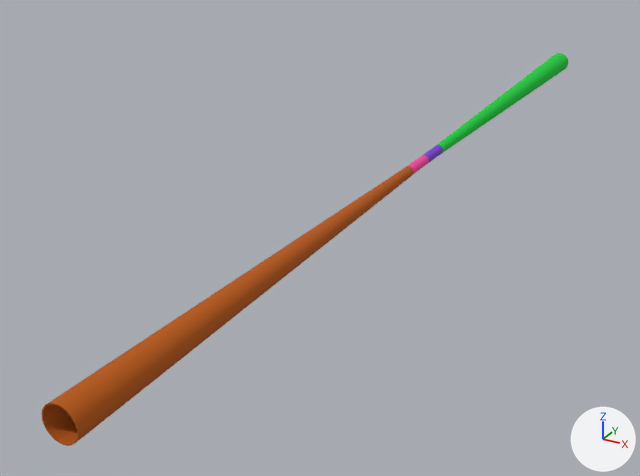
One commit to the glTF model src/assets/detectors/ALLEGRO_o2_v01.gltf: the scene before it, then after it.
The view is the same before and after, from a camera (50 mm lens) standing at (74.0, -185.0, 67.0) and looking at (-18.0, -18.0, -17.0). The axes (+X, +Y, +Z) are drawn at lower right. The lights are the same throughout. The picture after the commit comes second. Where no turn or scale is listed for an object, it has been applied to the vertices.

Names of what the first picture shows: 'tube_AlBeMet162_wall2_7.001', 'tube_AlBeMet162_wall_6.001' and 2 more.
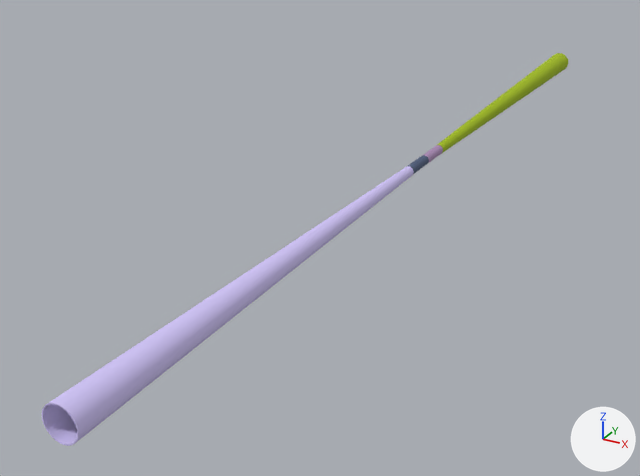
Pixel boxes (x1, y1, x2, y2) of what changed, in the pictures (640 x 476 px):
'tube_AlBeMet162_wall_6.001', recoloured: (41, 166, 414, 446) in both
'tube_AlBeMet162_wall2_7.001', recoloured: (437, 53, 568, 153) in both

The change in detail:
Material 'Material_2' (mat_material_2) changes colour from orange #b85909 to purple #d2c6f9; in linear values from (0.479, 0.0999, 0.00273) to (0.644, 0.565, 0.947).
Material 'Material_3' (mat_material_3) changes colour from green #12ce3d to green #a4be13; in linear values from (0.00605, 0.617, 0.0467) to (0.371, 0.515, 0.00651).
